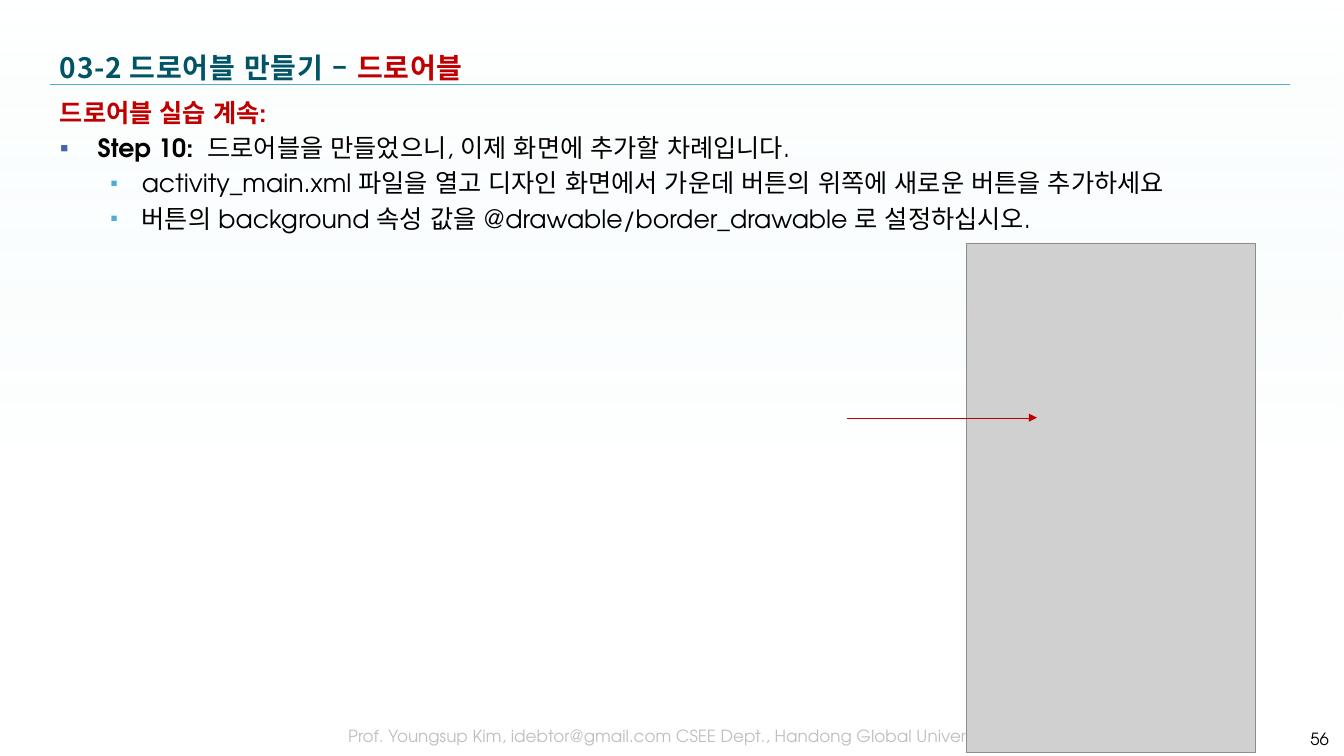
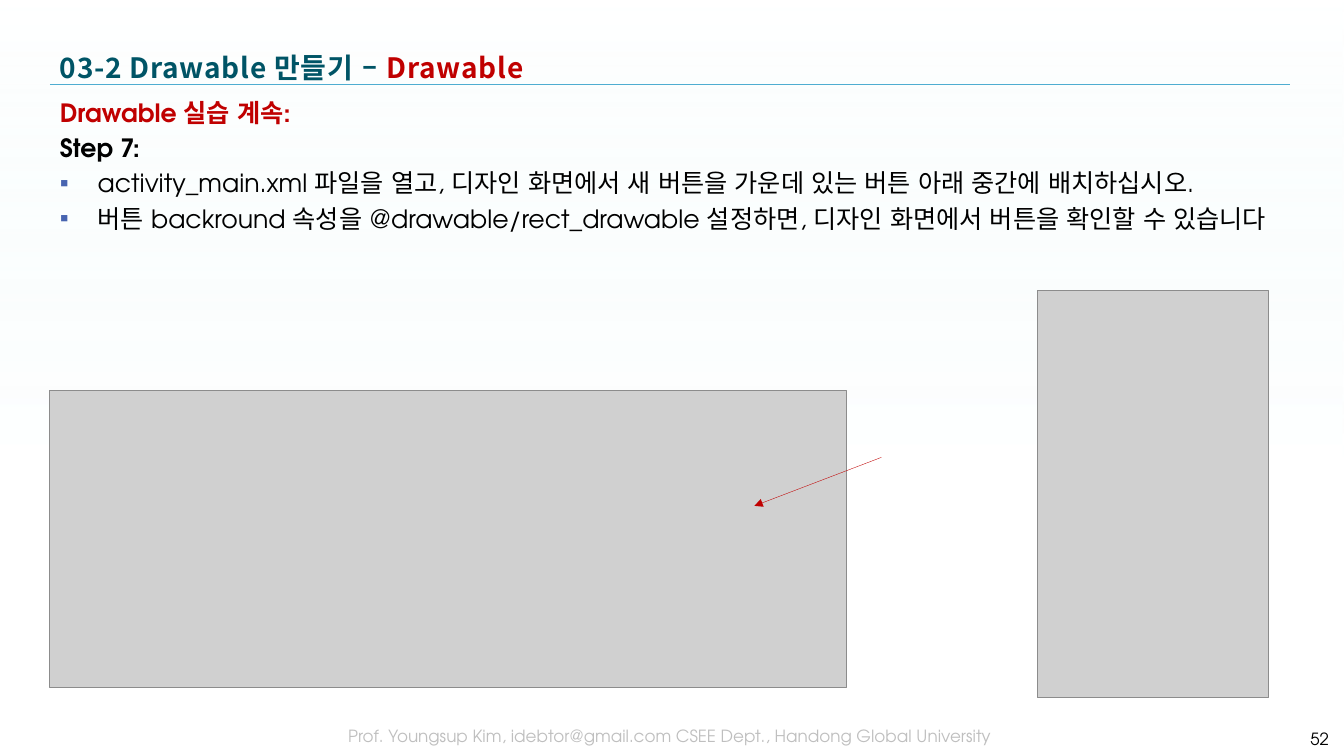
Before and after one commit to tae7841/HuStarAS, a slide deck: slide 52 of ppts/03Widget.pptx (slide 56 before the commit). Drawn at 1344x756 pixels with LibreOffice and Linux fonts; fonts in the diff are those of the drawing; grey boxes stand for pictures; background and template pictures are left out. Boxes give left, top, right and bottom in pixels: in the first picture for what was removed or moved away, otherwise in the second. Text is boxed around its words. In the diff, an @@ line names an element or a change of style, - is before the commit and + after.

```diff
--- a/ppts/03Widget.pptx
+++ b/ppts/03Widget.pptx
@@ title at (x1=60, y1=54, x2=524, y2=85): text changed @@
-03-2 드로어블 만들기 – 드로어블
+03-2 Drawable 만들기 – Drawable
@@ text at (x1=60, y1=101, x2=1266, y2=232): text changed @@
-드로어블 실습 계속:
-▪ Step 10: 드로어블을 만들었으니, 이제 화면에 추가할 차례입니다.
-  ▪ activity_main.xml 파일을 열고 디자인 화면에서 가운데 버튼의 위쪽에 새로운 버튼을 추가하세요
-  ▪ 버튼의 background 속성 값을 @drawable/border_drawable 로 설정하십시오.
+Drawable 실습 계속:
+Step 7:
+▪ activity_main.xml 파일을 열고, 디자인 화면에서 새 버튼을 가운데 있는 버튼 아래 중간에 배치하십시오.
+▪ 버튼 backround 속성을 @drawable/rect_drawable 설정하면, 디자인 화면에서 버튼을 확인할 수 있습니다
@@ picture resized from (x1=966, y1=243, x2=1255, y2=752) to (x1=1037, y1=290, x2=1269, y2=698) @@
@@ picture added at (x1=50, y1=390, x2=847, y2=688) @@
@@ arrow removed from (847, 417) to (1037, 417) @@
@@ arrow added from (881, 458) to (754, 506), #C00000 0.25 pt @@
@@ page number at (x1=1310, y1=732, x2=1329, y2=745): text changed @@
-56
+52
```
Also in this commit, not shown: 21 other slides changed, 3 slides added, 1 slide removed, 3 other files.
